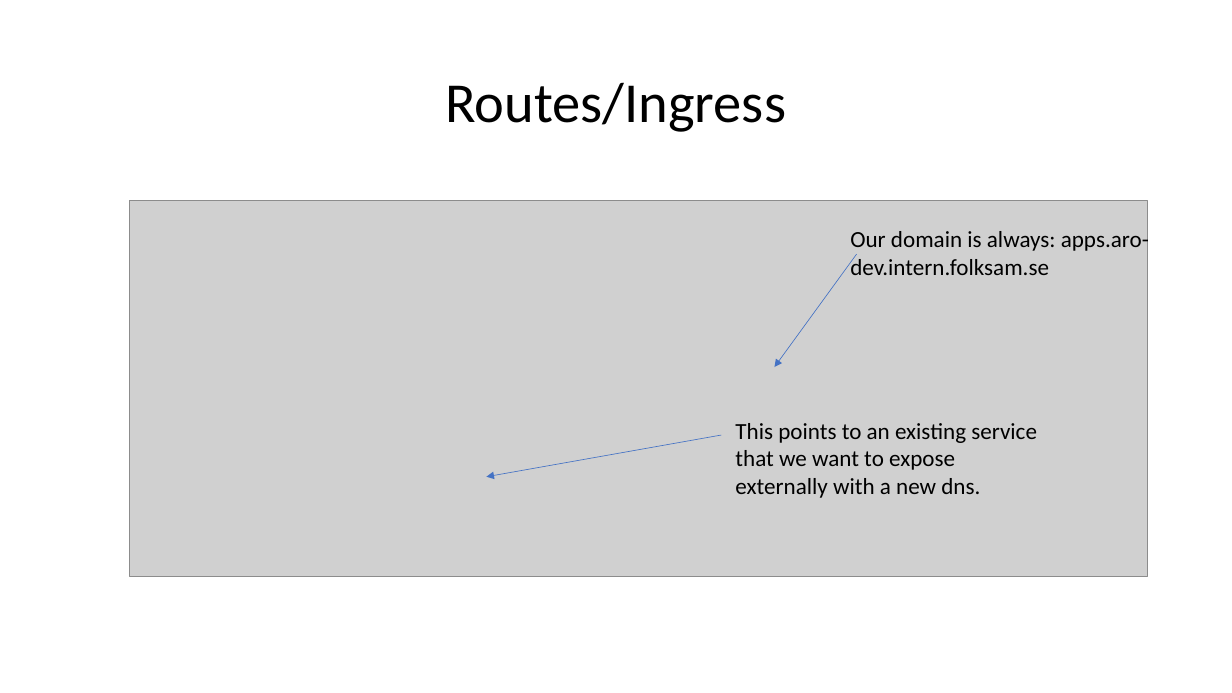
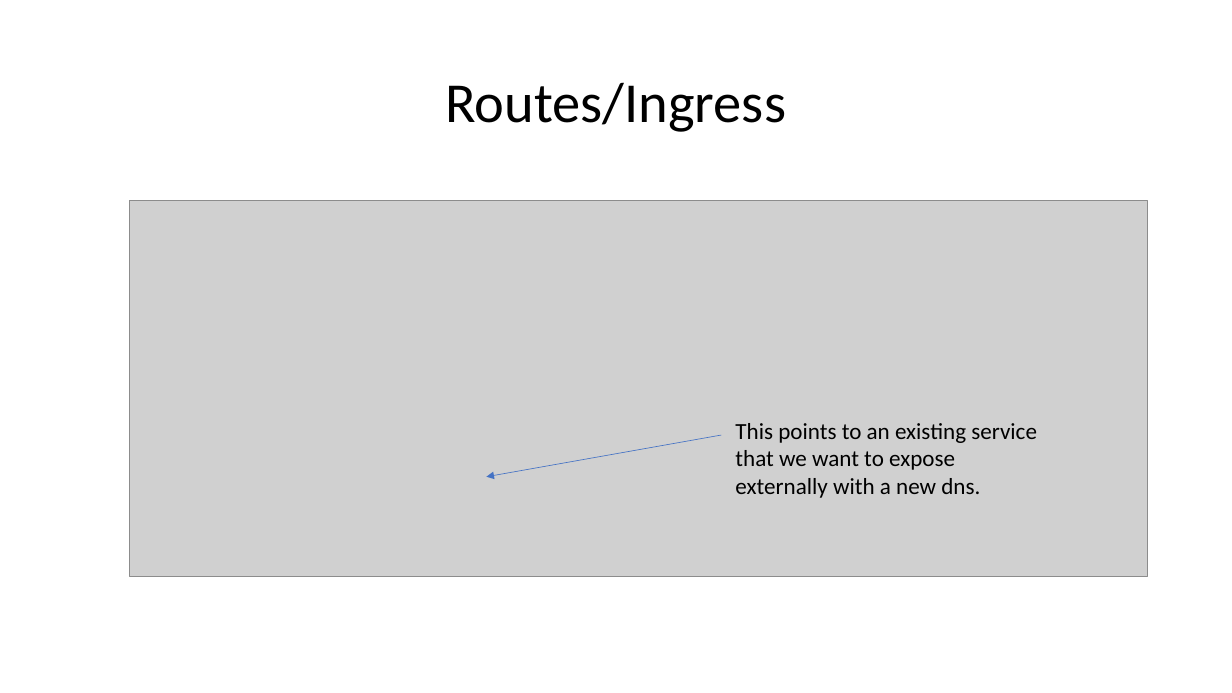
Before and after one commit to msvensso/consid-ckad, a slide deck: slide 38 of session-1/session-1.pptx. Drawn at 1232x693 pixels with LibreOffice and Linux fonts; fonts in the diff are those of the drawing; grey boxes stand for pictures. Boxes give left, top, right and bottom in pixels: in the first picture for what was removed or moved away, otherwise in the second. Text is boxed around its words. In the diff, an @@ line names an element or a change of style, - is before the commit and + after.

Commit message:
updated slides

```diff
--- a/session-1/session-1.pptx
+++ b/session-1/session-1.pptx
@@ text removed at bbox=[850, 228, 1149, 275] @@
-Our domain is always: apps.aro-dev.intern.folksam.se
@@ arrow removed from (857, 254) to (775, 367) @@
```
